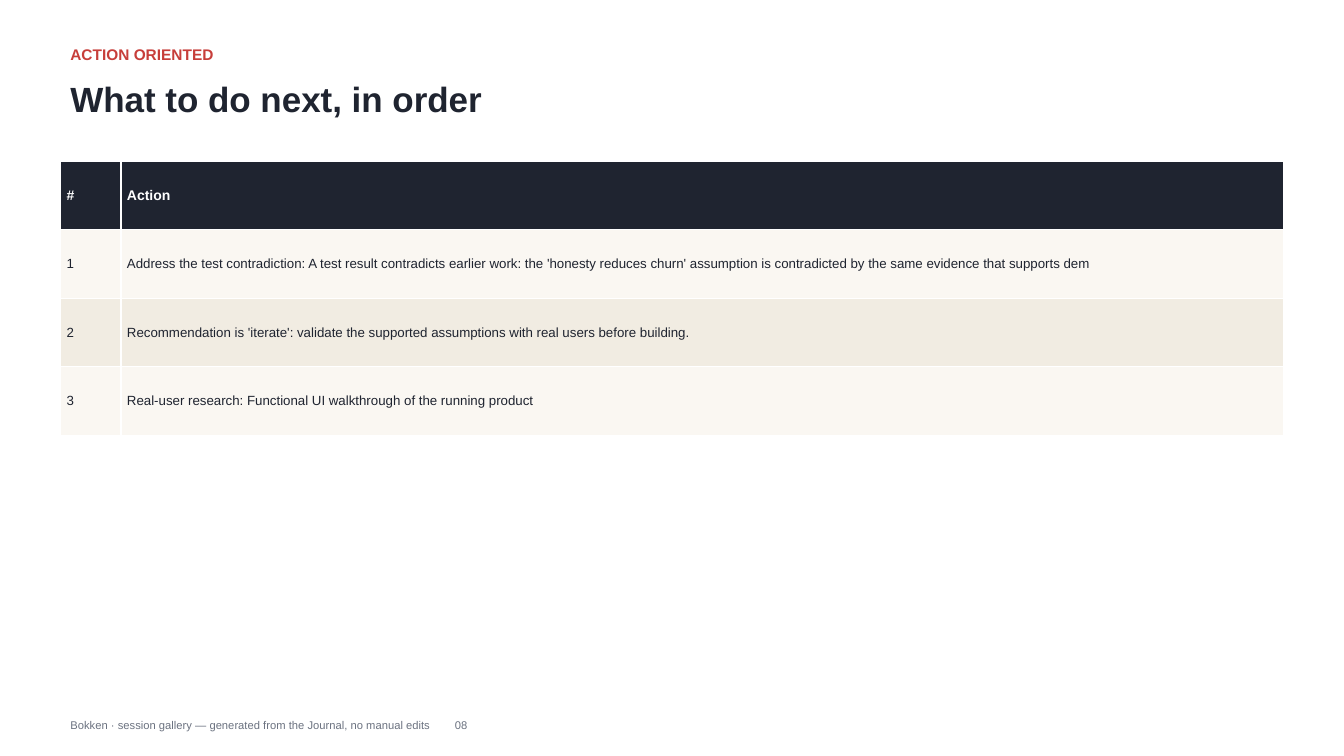
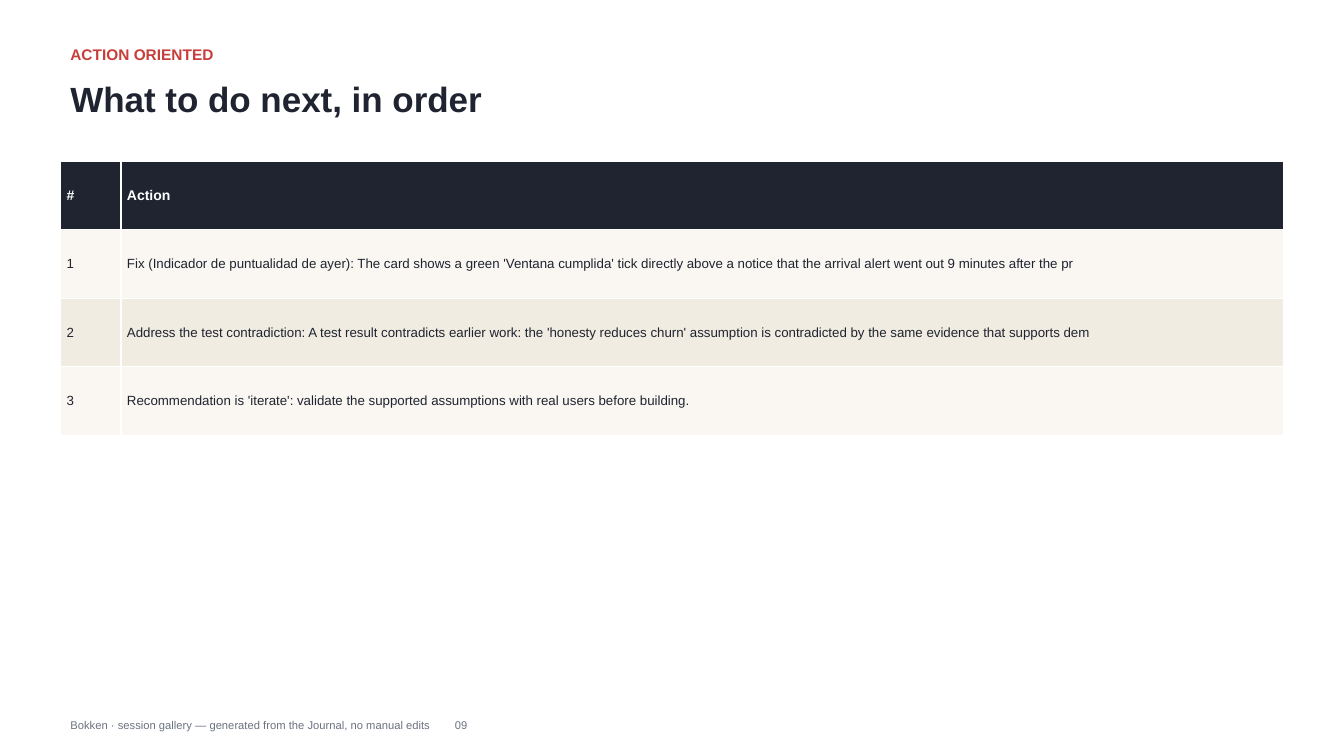
Before and after one commit to maglionejm/bokken, a slide deck: slide 10 of docs/gallery/demo-deck.pptx (slide 9 before the commit). Drawn at 1344x756 pixels with LibreOffice and Linux fonts; fonts in the diff are those of the drawing. Boxes give left, top, right and bottom in pixels: in the first picture for what was removed or moved away, otherwise in the second. Text is boxed around its words. In the diff, an @@ line names an element or a change of style, - is before the commit and + after.

```diff
--- a/docs/gallery/demo-deck.pptx
+++ b/docs/gallery/demo-deck.pptx
@@ table at (x1=60, y1=161, x2=1284, y2=436) @@
-row 2, column 2: Address the test contradiction: A test result contradicts earlier work: the 'honesty reduces churn' assumption is contradicted by the same evidence that supports dem
+row 2, column 2: Fix (Indicador de puntualidad de ayer): The card shows a green 'Ventana cumplida' tick directly above a notice that the arrival alert went out 9 minutes after the pr
-row 3, column 2: Recommendation is 'iterate': validate the supported assumptions with real users before building.
+row 3, column 2: Address the test contradiction: A test result contradicts earlier work: the 'honesty reduces churn' assumption is contradicted by the same evidence that supports dem
-row 4, column 2: Real-user research: Functional UI walkthrough of the running product
+row 4, column 2: Recommendation is 'iterate': validate the supported assumptions with real users before building.
```
Also in this commit, not shown: 9 other slides changed, 1 slide added, 16 other files.
